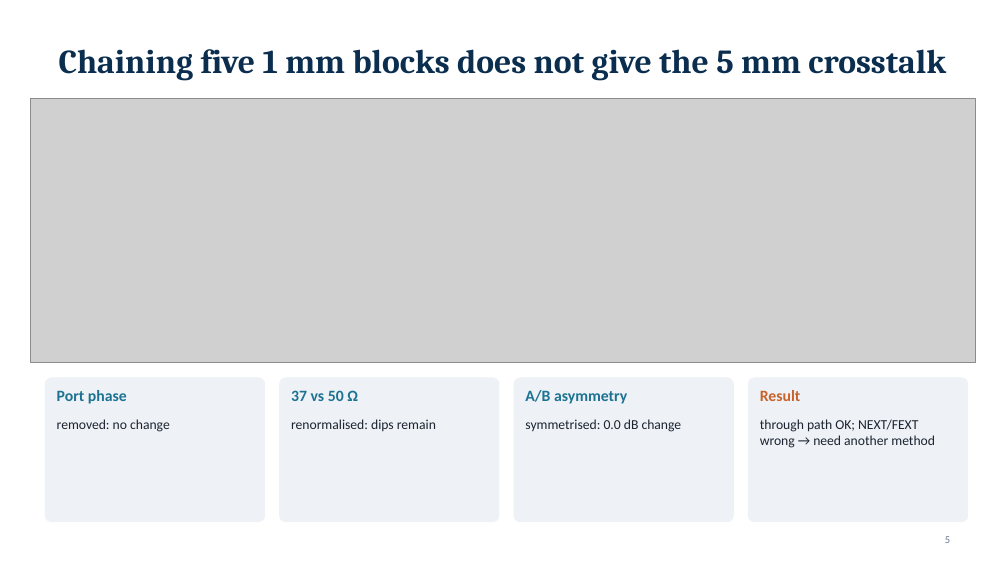
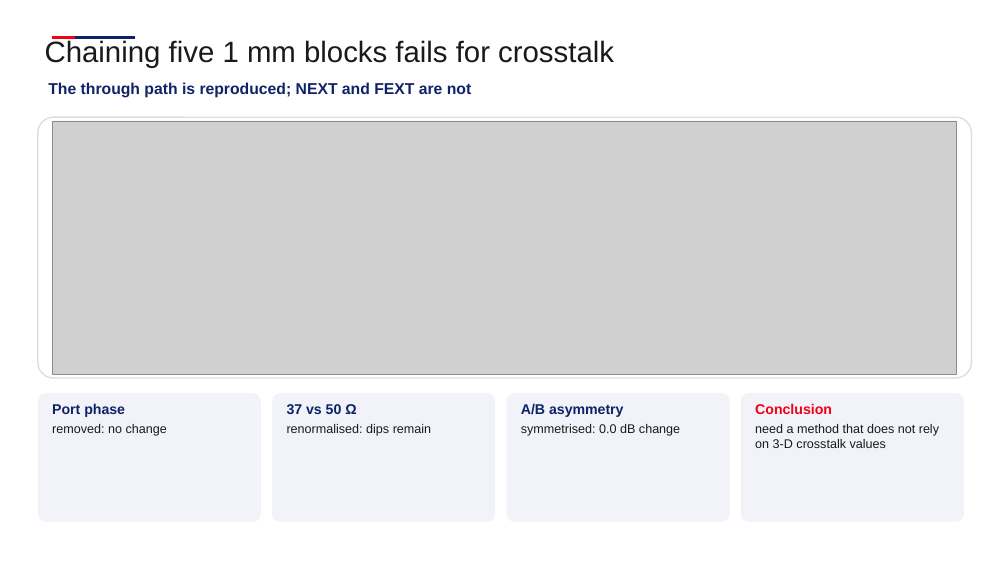
Before and after one commit to andreimuresian/claude, a slide deck: slide 5 of docs/cst/xtalk/crosstalk_cross_section.pptx. Drawn at 1008x567 pixels with LibreOffice and Linux fonts; fonts in the diff are those of the drawing; grey boxes stand for pictures; background and template pictures are left out. Boxes give left, top, right and bottom in pixels: in the first picture for what was removed or moved away, otherwise in the second. Text is boxed around its words. In the diff, an @@ line names an element or a change of style, - is before the commit and + after.

```diff
--- a/docs/cst/xtalk/crosstalk_cross_section.pptx
+++ b/docs/cst/xtalk/crosstalk_cross_section.pptx
@@ text "Chaining five 1 mm blocks ..." at [45, 40, 614, 68]: vertical alignment middle to top @@
@@ text at [45, 40, 614, 68]: text changed; size 32 to 28 pt; font Cambria to Arial; text colour #0B2E4F to #1A1A1A; bold off @@
-Chaining five 1 mm blocks does not give the 5 mm crosstalk
+Chaining five 1 mm blocks fails for crosstalk
@@ line added from (52, 38) to (77, 38), #F20013 2 pt @@
@@ line added from (75, 38) to (135, 38), #0E2268 2 pt @@
@@ text added at [48, 82, 471, 98], 15 pt, text #0E2268, bold @@
+The through path is reproduced; NEXT and FEXT are not
@@ rounded rectangle added at [38, 117, 972, 378], fill #FFFFFF, outline #D9DCE3 1.25 pt @@
@@ picture: place and size @@
-picture at [30, 98, 975, 363]
+picture at [52, 121, 957, 374]
@@ rounded rectangle: place and size @@
-rounded rectangle at [45, 378, 265, 522]
+rounded rectangle at [38, 393, 261, 522]
@@ text "Port phase": place and size @@
-text "Port phase" at [57, 419, 170, 432]
+text "Port phase" at [52, 403, 167, 436]
@@ text at [52, 403, 125, 417]: paragraph added @@
+Port phase
@@ text removed at [57, 390, 127, 404] @@
-Port phase
@@ rounded rectangle: place and size @@
-rounded rectangle at [280, 378, 499, 522]
+rounded rectangle at [272, 393, 495, 522]
@@ text "37 vs 50 Ω": place and size @@
-text "37 vs 50 Ω" at [291, 419, 436, 431]
+text "37 vs 50 Ω" at [287, 404, 431, 436]
@@ text at [287, 404, 356, 414]: paragraph added @@
+37 vs 50 Ω
@@ text removed at [291, 390, 358, 401] @@
-37 vs 50 Ω
@@ rounded rectangle: place and size @@
-rounded rectangle at [514, 378, 734, 522]
+rounded rectangle at [507, 393, 730, 522]
@@ text "A/B asymmetry": place and size @@
-text "A/B asymmetry" at [525, 390, 627, 404]
+text "A/B asymmetry" at [521, 403, 680, 436]
@@ text at [521, 403, 623, 417]: size 15 to 13.5 pt, font Calibri to Arial, text colour #1C7293 to #0E2268 in "A/B asymmetry"; more space between paragraphs @@
@@ text removed at [525, 419, 682, 432] @@
-symmetrised: 0.0 dB change
@@ fill #EEF2F6 to #F1F3F8; outline #EEF2F6 1 pt to none; proportions changed in 4 elements at [507, 393, 730, 522], [38, 393, 261, 522], [272, 393, 495, 522], [741, 393, 964, 522] @@
@@ rounded rectangle: place and size @@
-rounded rectangle at [749, 378, 968, 522]
+rounded rectangle at [741, 393, 964, 522]
@@ text added at [755, 403, 939, 448], 12 pt, text #1A1A1A @@
+Conclusion
+need a method that does not rely on 3-D crosstalk values
@@ text removed at [760, 390, 801, 401] @@
-Result
@@ text removed at [760, 419, 935, 448] @@
-through path OK; NEXT/FEXT wrong → need another method
@@ text at [52, 424, 167, 436]: size 13 to 12 pt, font Calibri to Arial, text colour #1B2430 to #1A1A1A in "removed: no change"; more space between paragraphs @@
@@ text at [287, 424, 431, 436]: size 13 to 12 pt, font Calibri to Arial, text colour #1B2430 to #1A1A1A in "renormalised: dips remain"; more space between paragraphs @@
@@ text at [521, 424, 680, 436]: paragraph added @@
+symmetrised: 0.0 dB change
@@ page number removed at [945, 536, 950, 543] @@
-5
```
Also in this commit, not shown: 14 other slides changed, 1 slide added, 1 slide removed, 4 other files.
